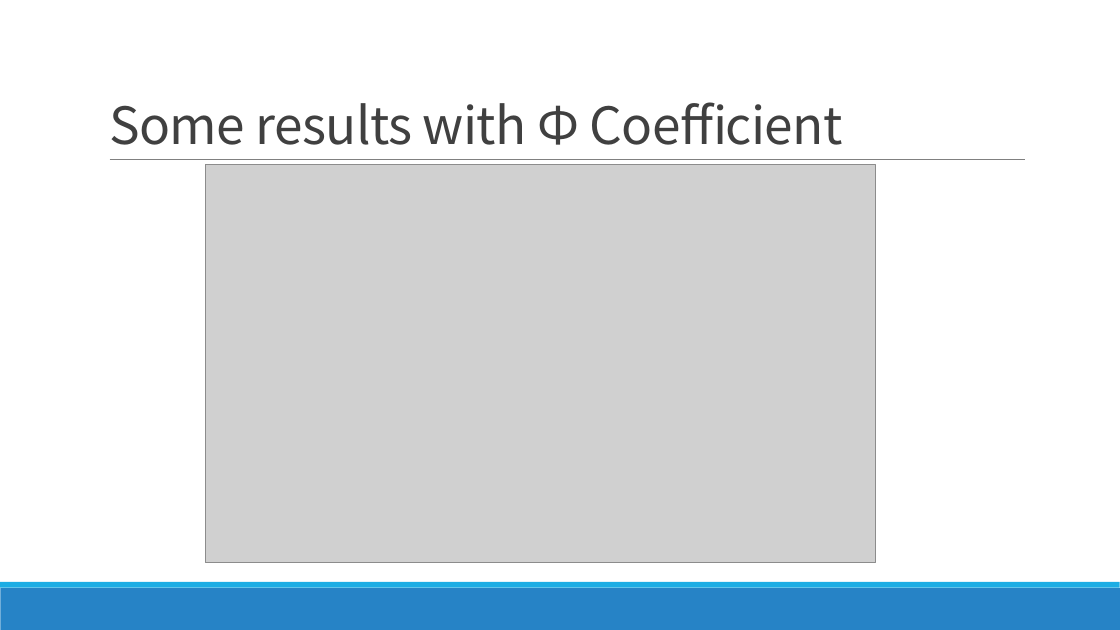
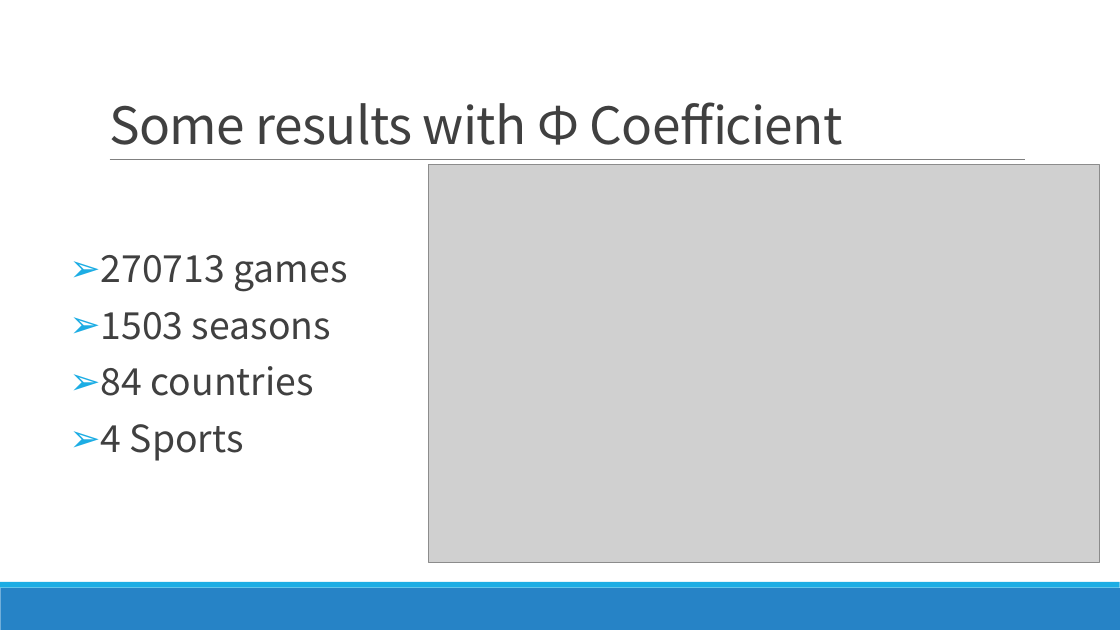
Before and after one commit to FindNorthStar/DataMining, a slide deck: slide 9 of homework_1/Luck is Hard to Beat The Difficulty of Sports Prediction.pptx. Drawn at 1120x630 pixels with LibreOffice and Linux fonts; fonts in the diff are those of the drawing; grey boxes stand for pictures. Boxes give left, top, right and bottom in pixels: in the first picture for what was removed or moved away, otherwise in the second. Text is boxed around its words. In the diff, an @@ line names an element or a change of style, - is before the commit and + after.

Commit message:
update ppt

```diff
--- a/homework_1/Luck is Hard to Beat The Difficulty of Sports Prediction.pptx
+++ b/homework_1/Luck is Hard to Beat The Difficulty of Sports Prediction.pptx
@@ picture: place and size @@
-picture at (205,165,875,563)
+picture at (429,165,1099,563)
@@ text added at (101,255,347,461), 32 pt, text #404040 @@
+➢ 270713 games
+➢ 1503 seasons
+➢ 84 countries
+➢ 4 Sports
```
Also in this commit, not shown: 7 other slides changed, 3 slides added, 1 other file.
